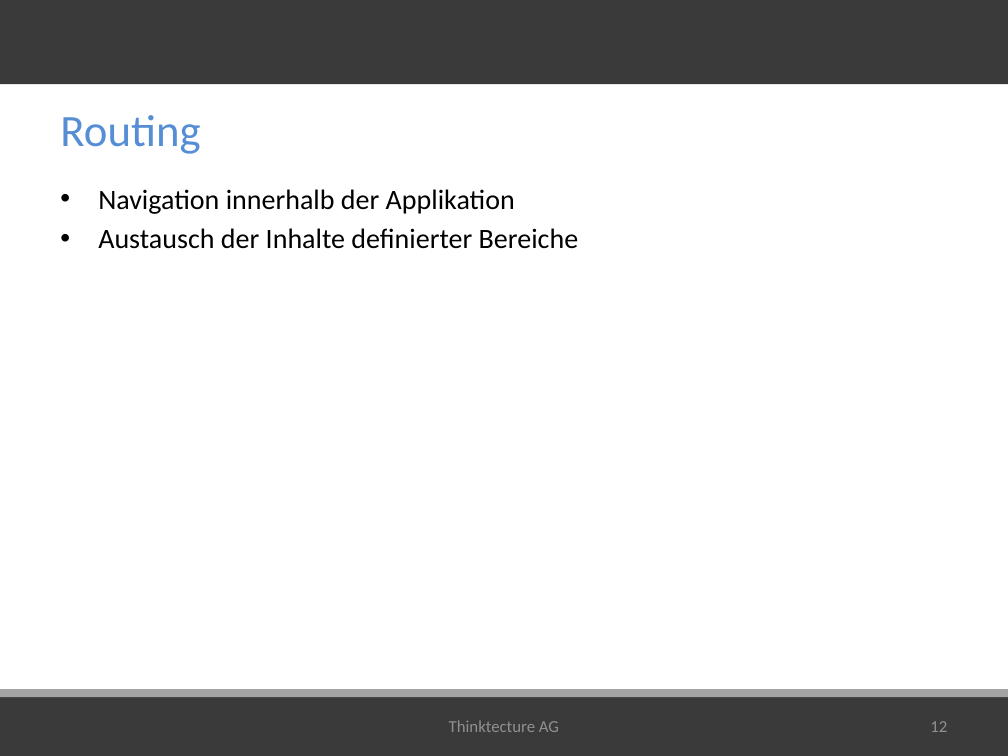
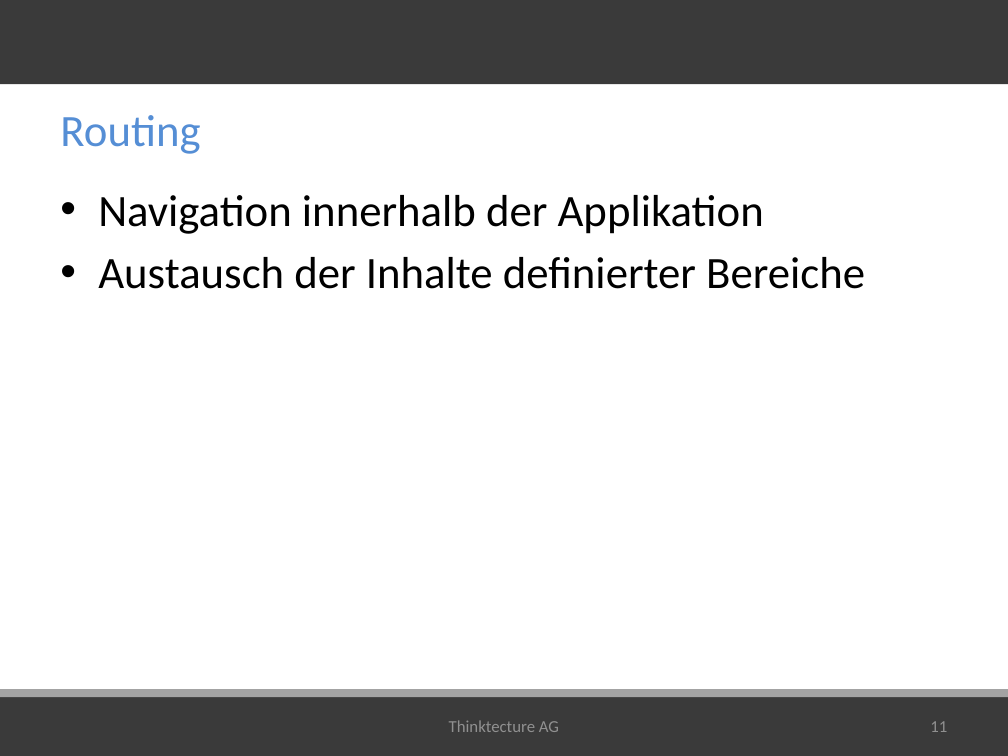
Before and after one commit to thinktecture/hackschool-crossplatform, a slide deck: slide 11 of Hackschool.pptx (slide 12 before the commit). Drawn at 1008x756 pixels with LibreOffice and Linux fonts; fonts in the diff are those of the drawing; background and template pictures are left out. Boxes give left, top, right and bottom in pixels: in the first picture for what was removed or moved away, otherwise in the second. Text is boxed around its words. In the diff, an @@ line names an element or a change of style, - is before the commit and + after.

```diff
--- a/Hackschool.pptx
+++ b/Hackschool.pptx
@@ text "Navigation innerhalb der Applikation" at [98,195,865,289]: size 20 to 32 pt; more space between paragraphs @@
@@ page number at [930,721,947,732]: text changed @@
-12
+11
```
Also in this commit, not shown: 7 other slides changed, 1 slide removed.
